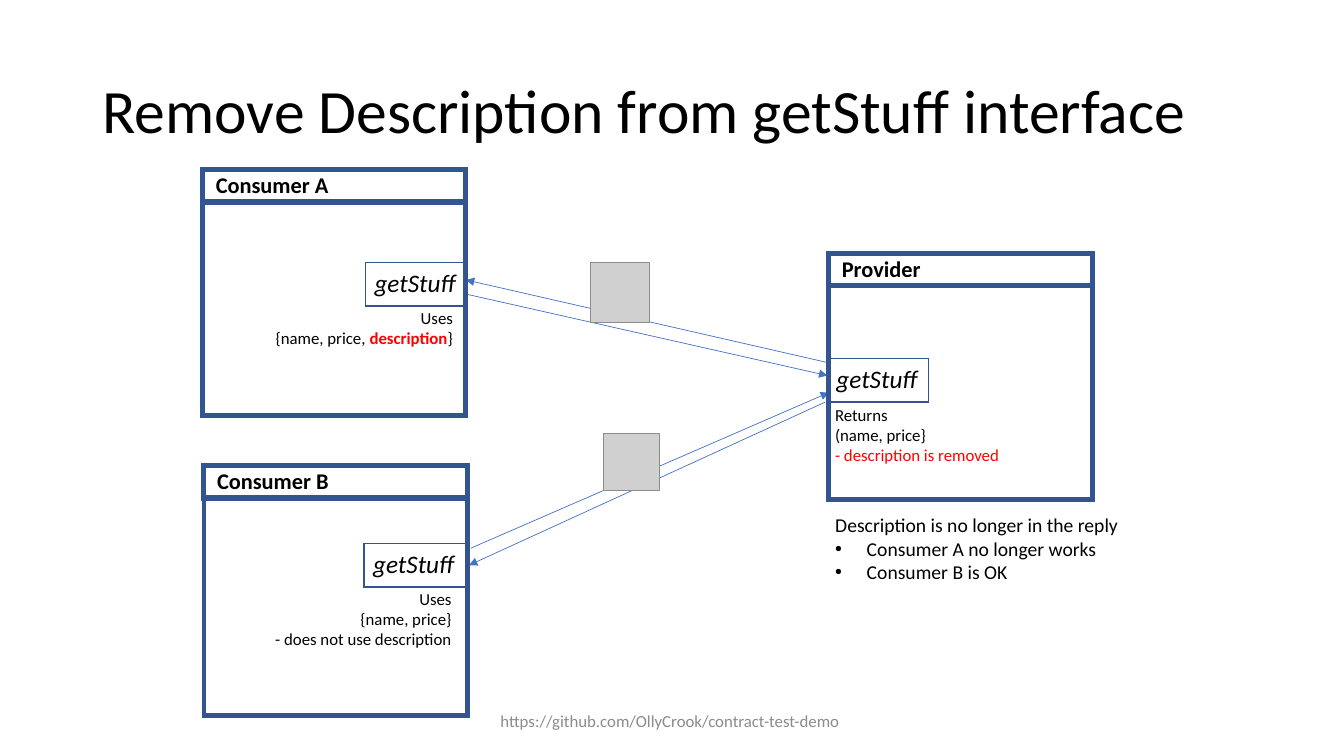
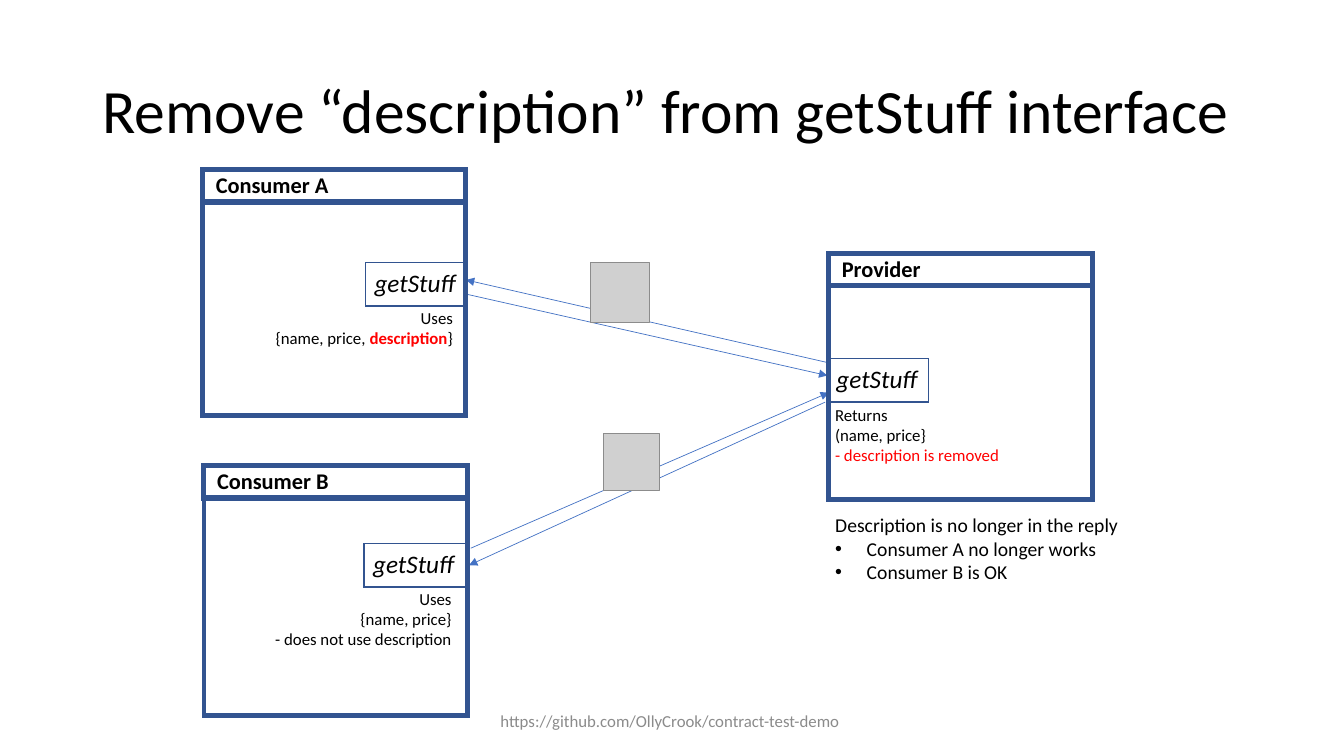
Before and after one commit to OllyCrook/contract-test-demo, a slide deck: slide 8 of Contract-testing-presentation.pptx (slide 5 before the commit). Drawn at 1344x756 pixels with LibreOffice and Linux fonts; fonts in the diff are those of the drawing; grey boxes stand for pictures. Boxes give left, top, right and bottom in pixels: in the first picture for what was removed or moved away, otherwise in the second. Text is boxed around its words. In the diff, an @@ line names an element or a change of style, - is before the commit and + after.

```diff
--- a/Contract-testing-presentation.pptx
+++ b/Contract-testing-presentation.pptx
@@ title at [102,88,1228,144]: text changed @@
-Remove Description from getStuff interface
+Remove “description” from getStuff interface
```
Also in this commit, not shown: 16 other slides changed, 20 slides added, 25 other files.
